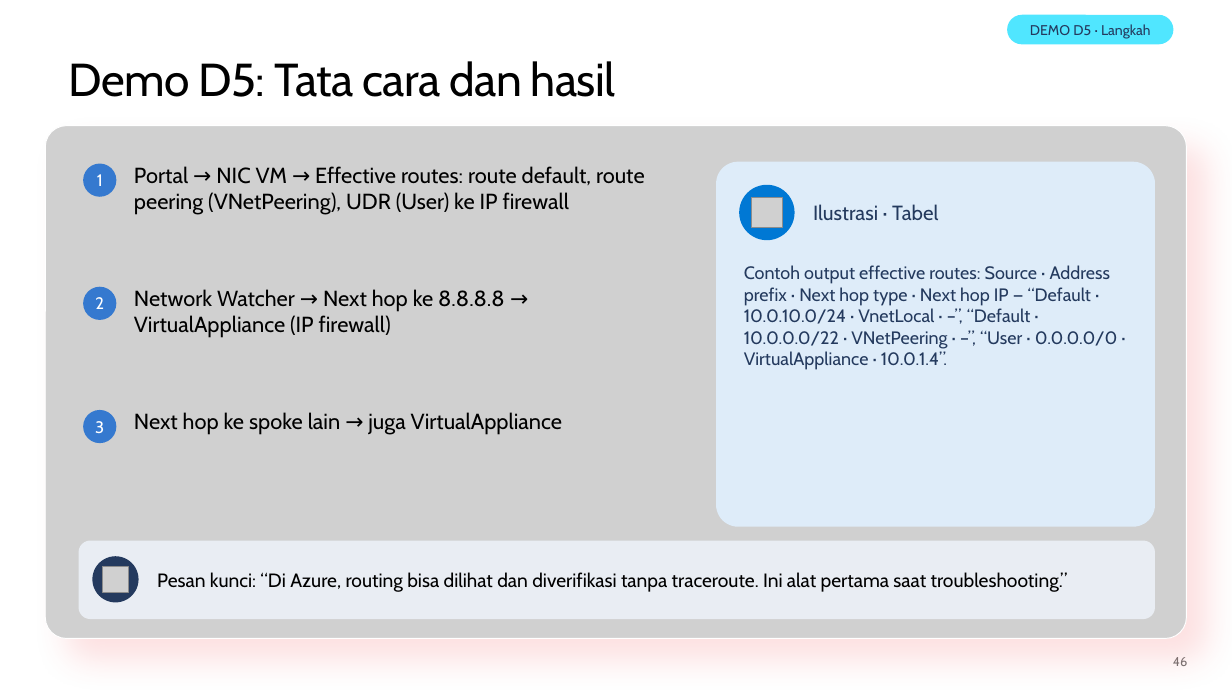
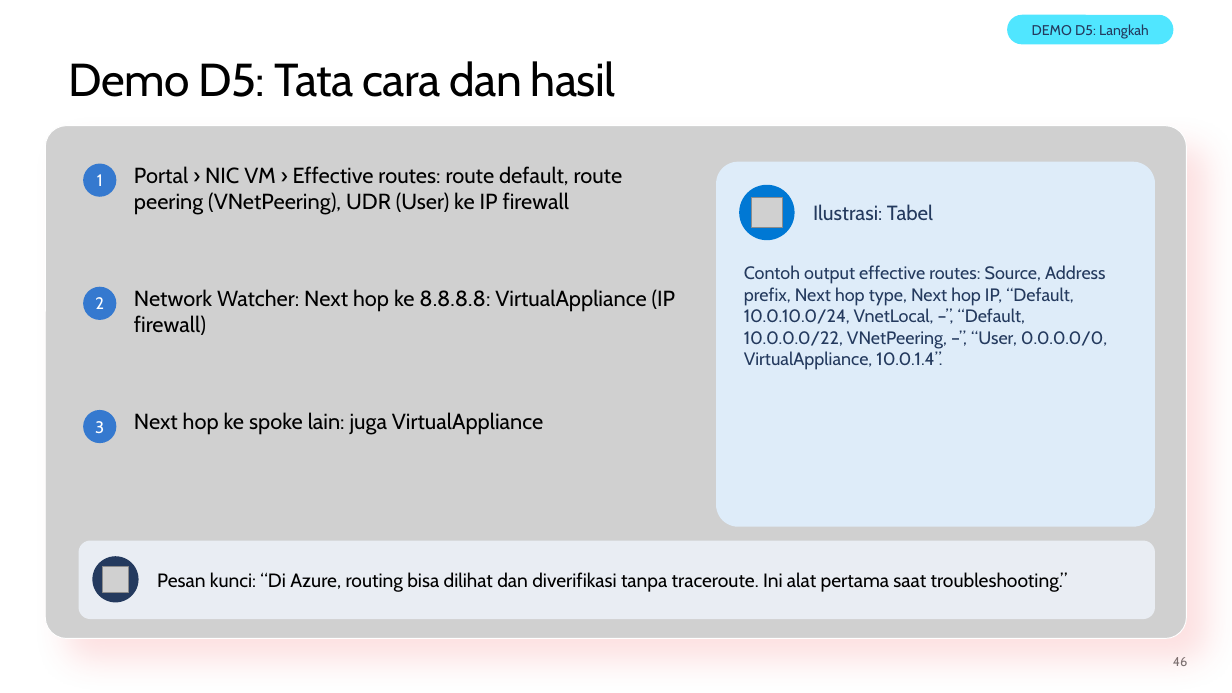
Before and after one commit to medisa-aris/azure-landing-zone-training, a slide deck: slide 46 of slides/pptx/slide_day03_identity-and-network.pptx. Drawn at 1232x693 pixels with LibreOffice and Linux fonts; fonts in the diff are those of the drawing; grey boxes stand for pictures; background and template pictures are left out. Boxes give left, top, right and bottom in pixels: in the first picture for what was removed or moved away, otherwise in the second. Text is boxed around its words. In the diff, an @@ line names an element or a change of style, - is before the commit and + after.

```diff
--- a/slides/pptx/slide_day03_identity-and-network.pptx
+++ b/slides/pptx/slide_day03_identity-and-network.pptx
@@ text in rounded rectangle at [1032,24,1149,39]: text changed @@
-DEMO D5 · Langkah
+DEMO D5: Langkah
@@ text at [134,166,623,215]: text changed @@
-Portal → NIC VM → Effective routes: route default, route peering (VNetPeering), UDR (User) ke IP firewall
+Portal › NIC VM › Effective routes: route default, route peering (VNetPeering), UDR (User) ke IP firewall
@@ text at [813,204,933,220]: text changed @@
-Ilustrasi · Tabel
+Ilustrasi: Tabel
@@ text at [744,265,1107,370]: text changed @@
-Contoh output effective routes: Source · Address prefix · Next hop type · Next hop IP — “Default · 10.0.10.0/24 · VnetLocal · –”, “Default · 10.0.0.0/22 · VNetPeering · –”, “User · 0.0.0.0/0 · VirtualAppliance · 10.0.1.4”.
+Contoh output effective routes: Source, Address prefix, Next hop type, Next hop IP, “Default, 10.0.10.0/24, VnetLocal, –”, “Default, 10.0.0.0/22, VNetPeering, –”, “User, 0.0.0.0/0, VirtualAppliance, 10.0.1.4”.
@@ text at [134,289,675,335]: text changed @@
-Network Watcher → Next hop ke 8.8.8.8 → VirtualAppliance (IP firewall)
+Network Watcher: Next hop ke 8.8.8.8: VirtualAppliance (IP firewall)
@@ text at [134,412,543,435]: text changed @@
-Next hop ke spoke lain → juga VirtualAppliance
+Next hop ke spoke lain: juga VirtualAppliance
```
Also in this commit, not shown: 51 other slides changed, 7 other files.
